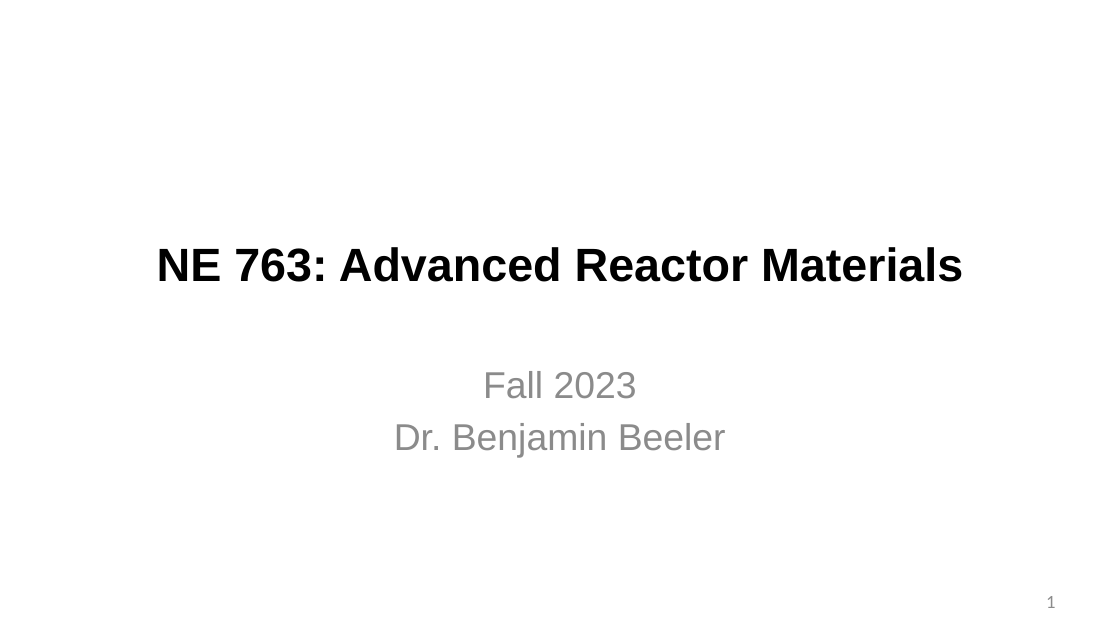
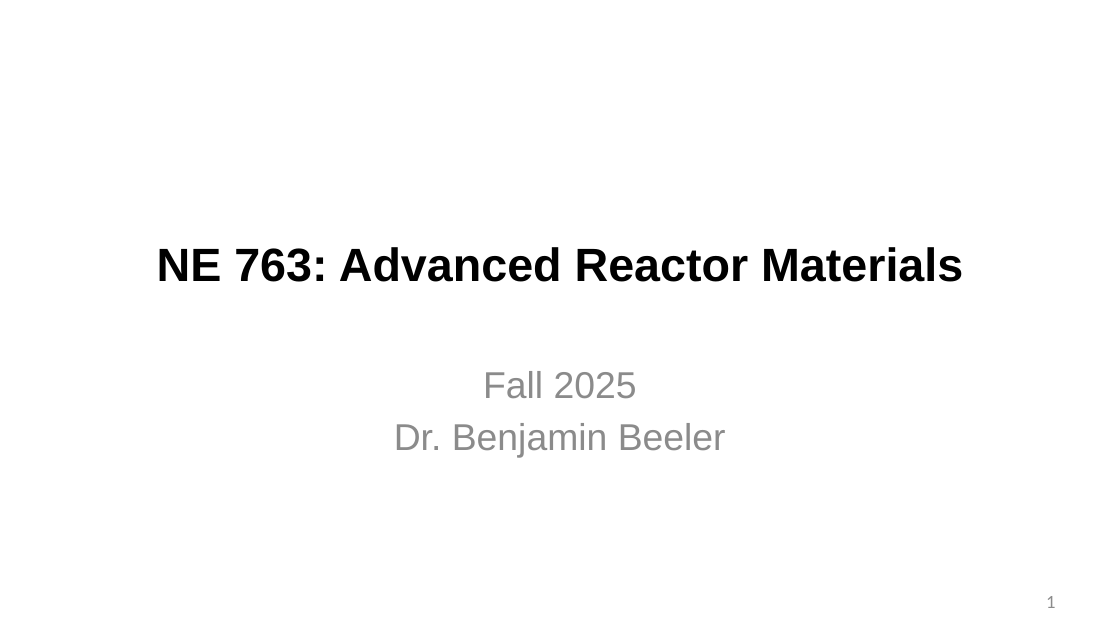
Before and after one commit to benbeeler/TEACHING, a slide deck: slide 1 of Advanced Reactor Materials/Fall2025/Lec9_SFRs.pptx. Drawn at 1120x630 pixels with LibreOffice and Linux fonts; fonts in the diff are those of the drawing; background and template pictures are left out. Boxes give left, top, right and bottom in pixels: in the first picture for what was removed or moved away, otherwise in the second. Text is boxed around its words. In the diff, an @@ line names an element or a change of style, - is before the commit and + after.

```diff
--- a/Advanced Reactor Materials/Fall2025/Lec9_SFRs.pptx
+++ b/Advanced Reactor Materials/Fall2025/Lec9_SFRs.pptx
@@ subtitle at [483, 371, 637, 398]: text changed @@
-Fall 2023
+Fall 2025
```
Also in this commit, not shown: 6 other slides changed, 2 slides added, 23 slides removed, 7 other files.
